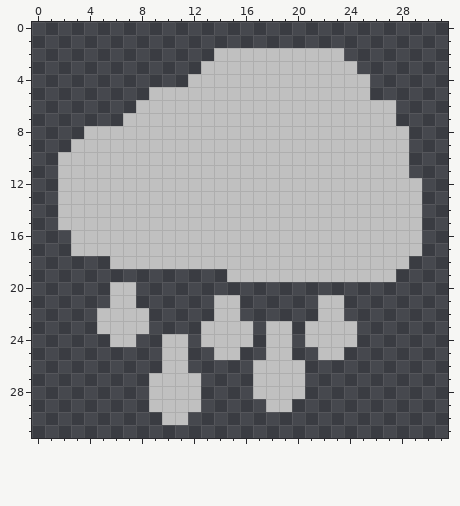
A pixel-art sprite gets an edit: icons/Regen.png. The first picture shows the starting point.
The file is 32x32 pixels.
New version:
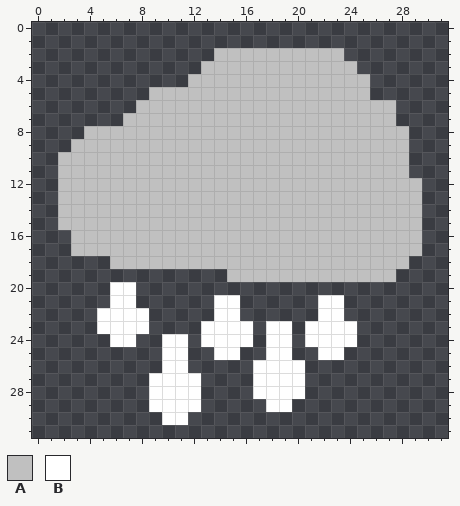
Palette (. is transparent): A #c0c0c0  B #ffffff
Diff:
@@ x 0..31 @@
 19 ...............AAAAAAAAAAAAA....
-20 ......AA........................
-21 ......AA......AA......AA........
-22 .....AAAA.....AA......AA........
-23 .....AAAA....AAAA.AA.AAAA.......
-24 ......AA..AA.AAAA.AA.AAAA.......
-25 ..........AA..AA..AA..AA........
-26 ..........AA.....AAAA...........
-27 .........AAAA....AAAA...........
-28 .........AAAA....AAAA...........
-29 .........AAAA.....AA............
-30 ..........AA....................
+20 ......BB........................
+21 ......BB......BB......BB........
+22 .....BBBB.....BB......BB........
+23 .....BBBB....BBBB.BB.BBBB.......
+24 ......BB..BB.BBBB.BB.BBBB.......
+25 ..........BB..BB..BB..BB........
+26 ..........BB.....BBBB...........
+27 .........BBBB....BBBB...........
+28 .........BBBB....BBBB...........
+29 .........BBBB.....BB............
+30 ..........BB....................
 31 ................................
Boxes around the changes in both pictures, in picture pixels (x1, y1, x2, y2):
changed: (97, 282, 357, 425)
